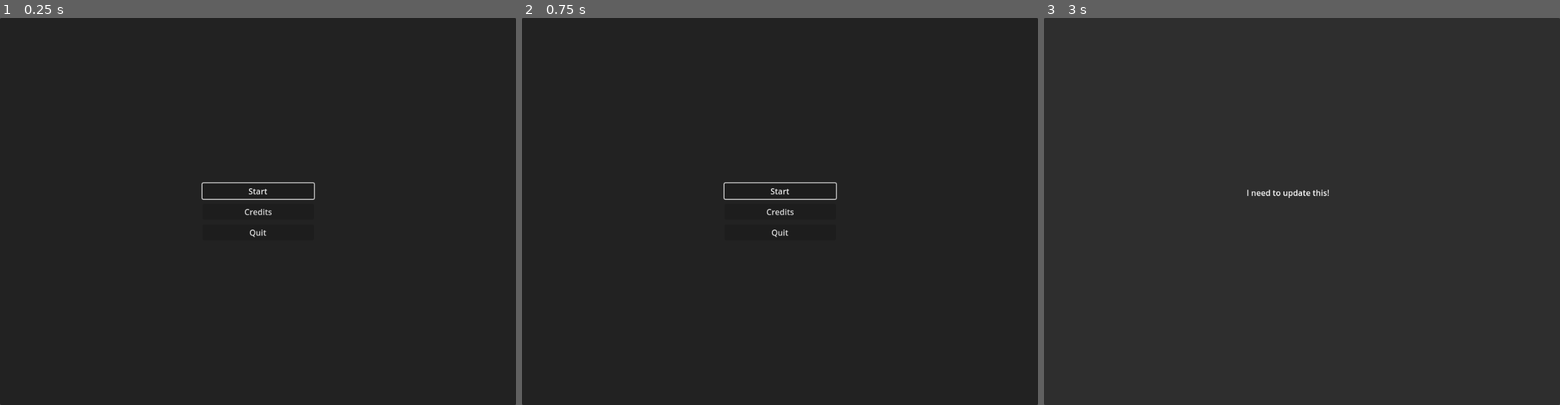
Above: before the commit, frames 1-3 (left to right).
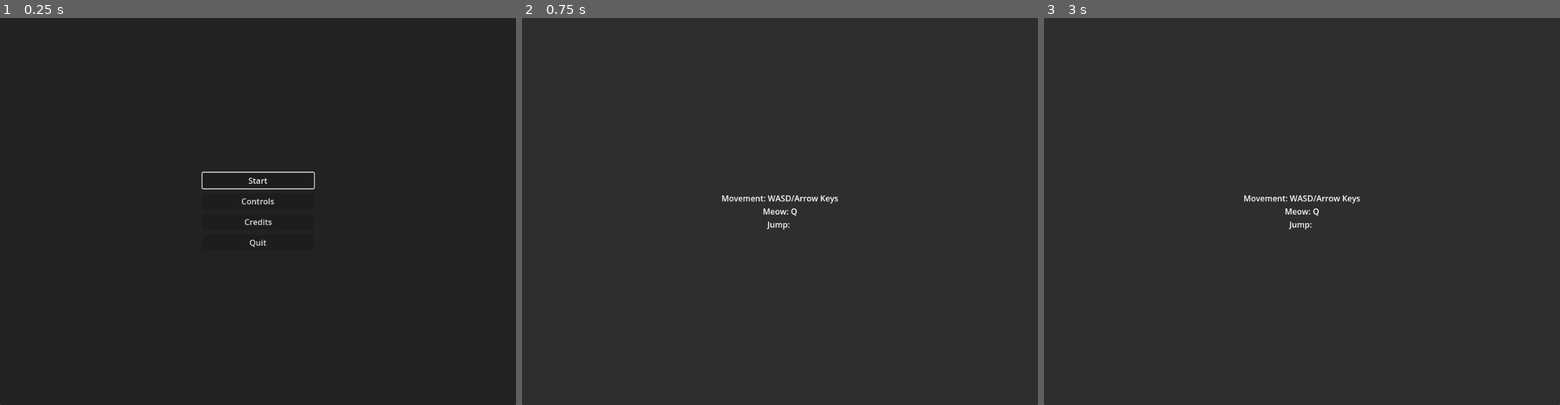
Above: after the commit, the same moments.

Repository: robchrischmidt/team-scarecrow-fear-me-gamejam
Game: Godot game, scene res://Scenes/Menus/main_menu.tscn
Same seed, same stepped clock (60 frames per second), same inputs: the game is played once before the commit and once after it. This scene is started directly instead of the project's main scene. Sound files missing from this copy of the repository are replaced by a short silence.
Inputs (mouse positions are in pixels of both pictures, inside the frame that each line leads up to):
- Up to frame 1 (0.25 s): no input
- Up to frame 2 (0.75 s): click (780, 199) at 0.5 s, where only the run after the commit has a clickable "Controls"
- Up to frame 3 (3 s): click (1302, 192) at 1.25 s, where only the run before the commit has a clickable "Start"; click (1302, 192) at 2 s, where only the run before the commit has a clickable "Start"; click (1302, 211) at 2.75 s, where only the run before the commit has a clickable "Credits"

The runs differ from the first frame. In frame 1, 0.6% of the frame differs, in the area x 39-62%, y 39-60%; in frame 2, 0.5%; in frame 3, 0.4%.

Commit message:
Updated stuff and things

Diff:
--- /dev/null
+++ b/Globals/MenuMusic.gd
@@ -0,0 +1,12 @@
+extends Node
+
+var player : AudioStreamPlayer
+
+func _ready():
+	player = AudioStreamPlayer.new()
+
+	player.stream = load("res://Assets/Sound/Inspector Hound Main Theme FINAL.wav")
+
+	add_child(player)
+
+	player.play()
--- a/Scenes/L1.gd
+++ b/Scenes/L1.gd
@@ -1 +1,4 @@
 extends Node2D
+
+func _ready() -> void:
+	MenuMusic.player.stop()
--- a/Scenes/Menus/controlmenu.gd
+++ b/Scenes/Menus/controlmenu.gd
@@ -10,4 +10,4 @@
 
 func _input(event): # esc -> go back a menu
 	if event.is_action_pressed("ui_cancel"):
-		get_tree().change_scene_to_file("res://Scenes/Menus/options.tscn")
+		get_tree().change_scene_to_file("res://Scenes/Menus/main_menu.tscn")
--- a/Scenes/Menus/controlmenu.tscn
+++ b/Scenes/Menus/controlmenu.tscn
@@ -67,11 +67,8 @@
 z_index = 1
 layout_mode = 2
 size_flags_vertical = 3
-text = "These are your controls
-W
-A
-S
-D
-and many more..."
+text = "Movement: WASD/Arrow Keys
+Meow: Q
+Jump: "
 horizontal_alignment = 1
 vertical_alignment = 1
--- a/Scenes/Menus/main_menu.gd
+++ b/Scenes/Menus/main_menu.gd
@@ -5,13 +5,11 @@
 
 var audio_tween : Tween
 
+var player : AudioStreamPlayer
+
 #Called when the node enters the scene tree for the first time.
 func _ready(): #puts focus on top button
 	$VBoxContainer/Start.grab_focus()
-
-# Called every frame. 'delta' is the elapsed time since the previous frame.
-func _process(delta: float) -> void:
-	pass
 
 func _on_start_pressed() -> void:
 	audio_tween = create_tween()
@@ -19,11 +17,15 @@
 	audio_tween.play()
 	await audio_tween.finished
 
+	MenuMusic.player.stop()
+
 	get_tree().change_scene_to_file("res://Scenes/L1.tscn")
 
 func audio_fade(ratio : float):
-	%MainThemePlayer.volume_db = -fade_intensity*ratio
+	MenuMusic.player.volume_db = -fade_intensity*ratio
 
+func _on_controls_pressed() -> void:
+	get_tree().change_scene_to_file("res://Scenes/Menus/controlmenu.tscn")
 
 func _on_credits_pressed() -> void:
 	get_tree().change_scene_to_file("res://Scenes/Menus/credits.tscn")
--- a/Scenes/Menus/main_menu.tscn
+++ b/Scenes/Menus/main_menu.tscn
@@ -1,7 +1,6 @@
-[gd_scene load_steps=3 format=3 uid="uid://csqdn2w8lw5p1"]
+[gd_scene load_steps=2 format=3 uid="uid://csqdn2w8lw5p1"]
 
 [ext_resource type="Script" uid="uid://dfnkxqgsdnb26" path="res://Scenes/Menus/main_menu.gd" id="1_7y4ns"]
-[ext_resource type="AudioStream" uid="uid://cdo8sf4lfxri2" path="res://Assets/Sound/Inspector Hound Main Theme FINAL.wav" id="2_pha2q"]
 
 [node name="Main Menu" type="Control"]
 layout_mode = 3
@@ -45,6 +44,11 @@
 focus_neighbor_top = NodePath("../Quit")
 text = "Start"
 
+[node name="Controls" type="Button" parent="VBoxContainer"]
+layout_mode = 2
+focus_neighbor_top = NodePath("../Quit")
+text = "Controls"
+
 [node name="Credits" type="Button" parent="VBoxContainer"]
 layout_mode = 2
 text = "Credits"
@@ -59,11 +63,7 @@
 scale = Vector2(5.76666, 6.52734)
 centered = false
 
-[node name="MainThemePlayer" type="AudioStreamPlayer" parent="."]
-unique_name_in_owner = true
-stream = ExtResource("2_pha2q")
-autoplay = true
-
 [connection signal="pressed" from="VBoxContainer/Start" to="." method="_on_start_pressed"]
+[connection signal="pressed" from="VBoxContainer/Controls" to="." method="_on_controls_pressed"]
 [connection signal="pressed" from="VBoxContainer/Credits" to="." method="_on_credits_pressed"]
 [connection signal="pressed" from="VBoxContainer/Quit" to="." method="_on_quit_pressed"]
--- a/project.godot
+++ b/project.godot
@@ -18,6 +18,7 @@
 [autoload]
 
 Exit="*res://Globals/Exit.gd"
+MenuMusic="*res://Globals/MenuMusic.gd"
 
 [display]
 
Not shown, added: Globals/MenuMusic.gd.uid
